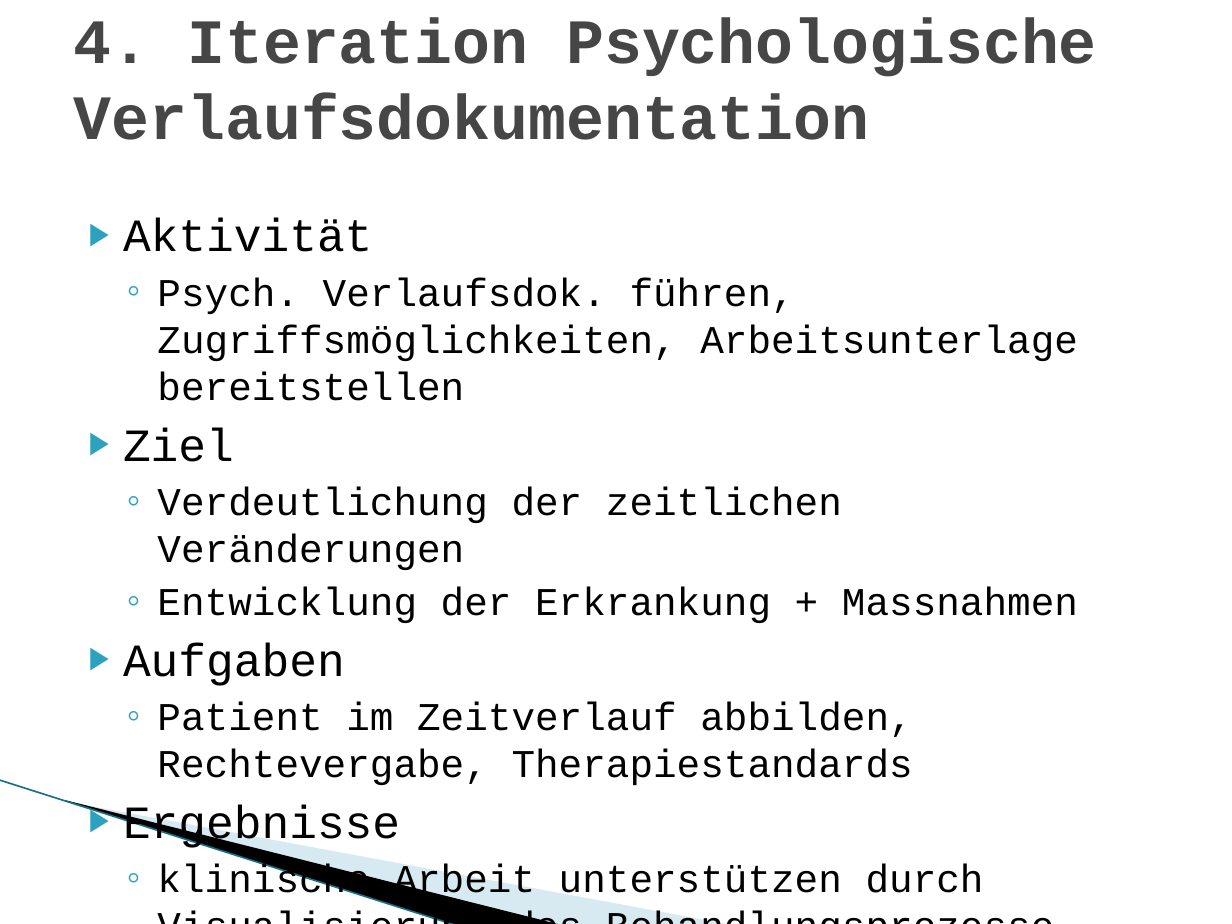
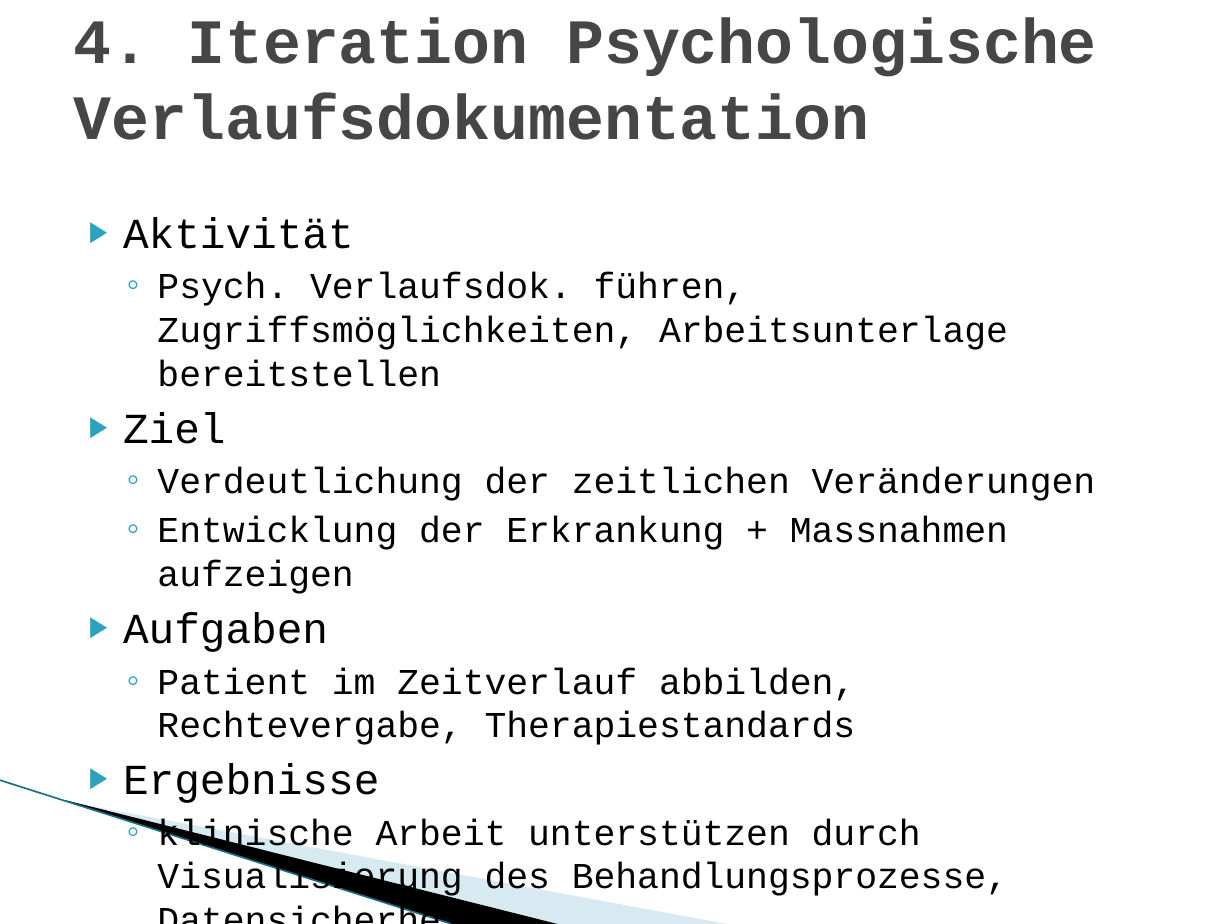
Before and after one commit to MarwinPhilips/ch.bfh.btx8081.w2015.schwarz, a slide deck: slide 14 of Documents/Task 1/Task 1 Introduction to the MHC-PMS, First.pptx. Drawn at 1232x924 pixels with LibreOffice and Linux fonts; fonts in the diff are those of the drawing; background and template pictures are left out. Boxes give left, top, right and bottom in pixels: in the first picture for what was removed or moved away, otherwise in the second. Text is boxed around its words. In the diff, an @@ line names an element or a change of style, - is before the commit and + after.

```diff
--- a/Documents/Task 1/Task 1 Introduction to the MHC-PMS, First.pptx
+++ b/Documents/Task 1/Task 1 Introduction to the MHC-PMS, First.pptx
@@ text at [123,217,1096,899]: size 27 to 25 pt in "Aktivität", "Ziel", "Aufgaben", "Ergebnisse"; size 23 to 21.3 pt in "Psych. Verlaufsdok. führen, Zugriffsmöglichkeiten, Arbeitsun ...", "Verdeutlichung der zeitlichen Veränderungen", "Patient im Zeitverlauf abbilden, Rechtevergabe, Therapiestan ...", "klinische Arbeit unterstützen durch Visualisierung des Behan ..." @@
@@ text at [157,517,1008,594]: text changed; size 23 to 21.3 pt @@
-  ◦ Entwicklung der Erkrankung + Massnahmen
+  ◦ Entwicklung der Erkrankung + Massnahmen aufzeigen
```
Also in this commit, not shown: 3 other slides changed.
